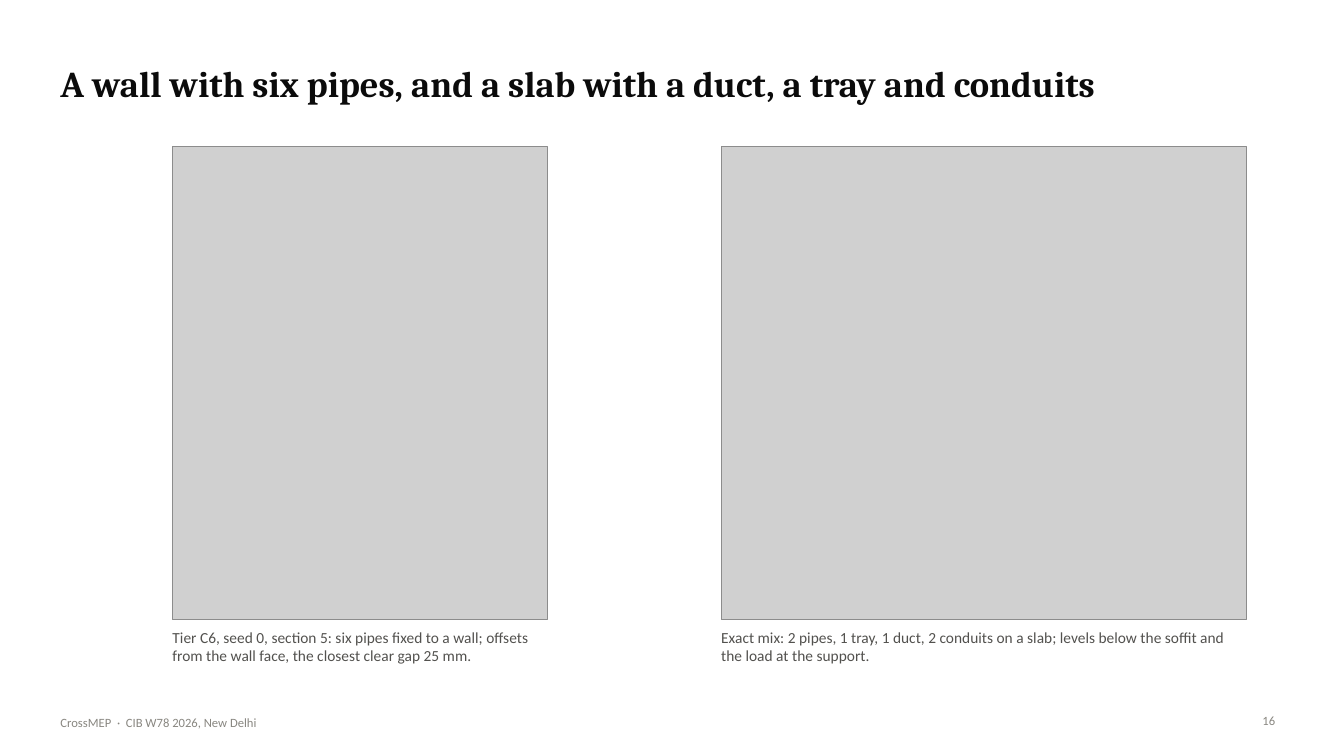
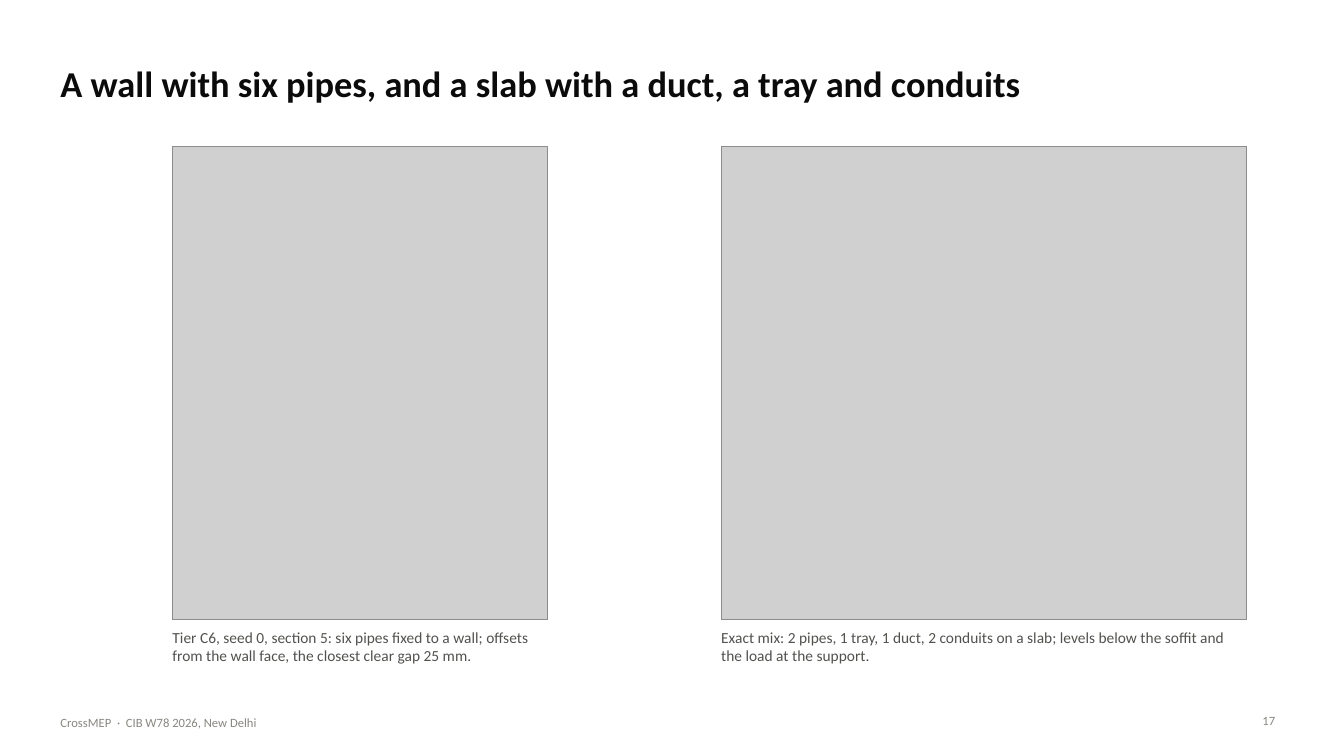
Before and after one commit to lavinia-ped/CrossMEP_Dataset, a slide deck: slide 17 of docs/CrossMEP_CIBW78_talk.pptx (slide 16 before the commit). Drawn at 1344x756 pixels with LibreOffice and Linux fonts; fonts in the diff are those of the drawing; grey boxes stand for pictures. Boxes give left, top, right and bottom in pixels: in the first picture for what was removed or moved away, otherwise in the second. Text is boxed around its words. In the diff, an @@ line names an element or a change of style, - is before the commit and + after.

```diff
--- a/docs/CrossMEP_CIBW78_talk.pptx
+++ b/docs/CrossMEP_CIBW78_talk.pptx
@@ title "A wall with six pipes, ..." at (60,71,1020,103): font Cambria to Calibri @@
@@ page number at (1262,717,1275,725): text changed @@
-16
+17
```
Also in this commit, not shown: 19 other slides changed, 1 slide added, 14 other files.
